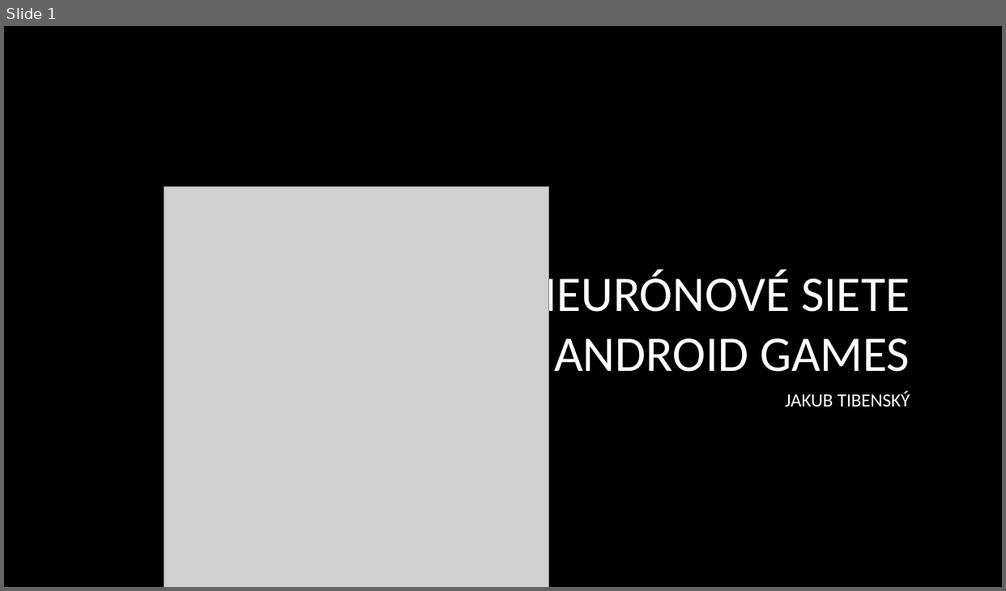
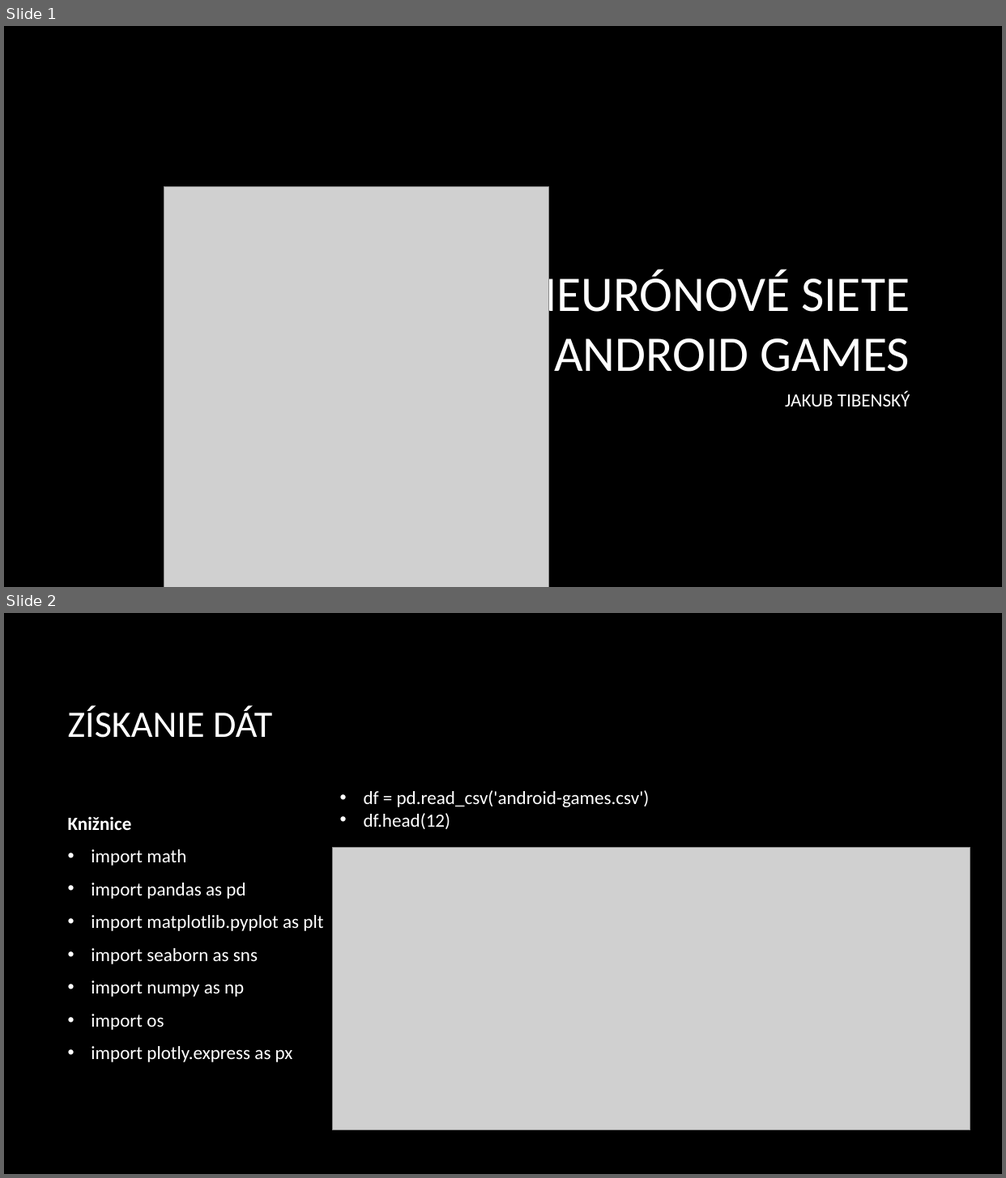
Before and after one commit to SorinMarkov01/Neur-nov-siete-NS, a slide deck: Jakub Tibenský - Android Games.pptx. Shown one above the other, each under a label of ours: slide 1 before the commit, slides 1 and 2 after it. The pictures are 1006x591 and 1006x1178 pixels, drawn with LibreOffice and Linux fonts; fonts in the diff are those of the drawing; grey boxes stand for pictures; background and template pictures are left out. Boxes give left, top, right and bottom in pixels: in the first picture for what was removed or moved away, otherwise in the second. Text is boxed around its words. In the diff, an @@ line names an element or a change of style, - is before the commit and + after.

```diff
--- a/Jakub Tibenský - Android Games.pptx
+++ b/Jakub Tibenský - Android Games.pptx
@@ slide 2 added at (x1=4, y1=613, x2=1002, y2=1174), background picture (left out) @@
@@ title added at (x1=68, y1=706, x2=272, y2=738), 36 pt, text #FFFFFF @@
+ZÍSKANIE DÁT
@@ text added at (x1=364, y1=790, x2=650, y2=829), 18 pt, text #FFFFFF @@
+• df = pd.read_csv('android-games.csv')
+• df.head(12)
@@ text added at (x1=68, y1=817, x2=323, y2=1063), 18 pt, text #FFFFFF @@
+Knižnice
+• import math
+• import pandas as pd
+• import matplotlib.pyplot as plt
+• import seaborn as sns
+• import numpy as np
+• import os
+• import plotly.express as px
@@ picture added at (x1=333, y1=847, x2=970, y2=1131) @@
```
Also in this commit, not shown: 3 slides changed, 13 other slides added, 6 slides removed.
